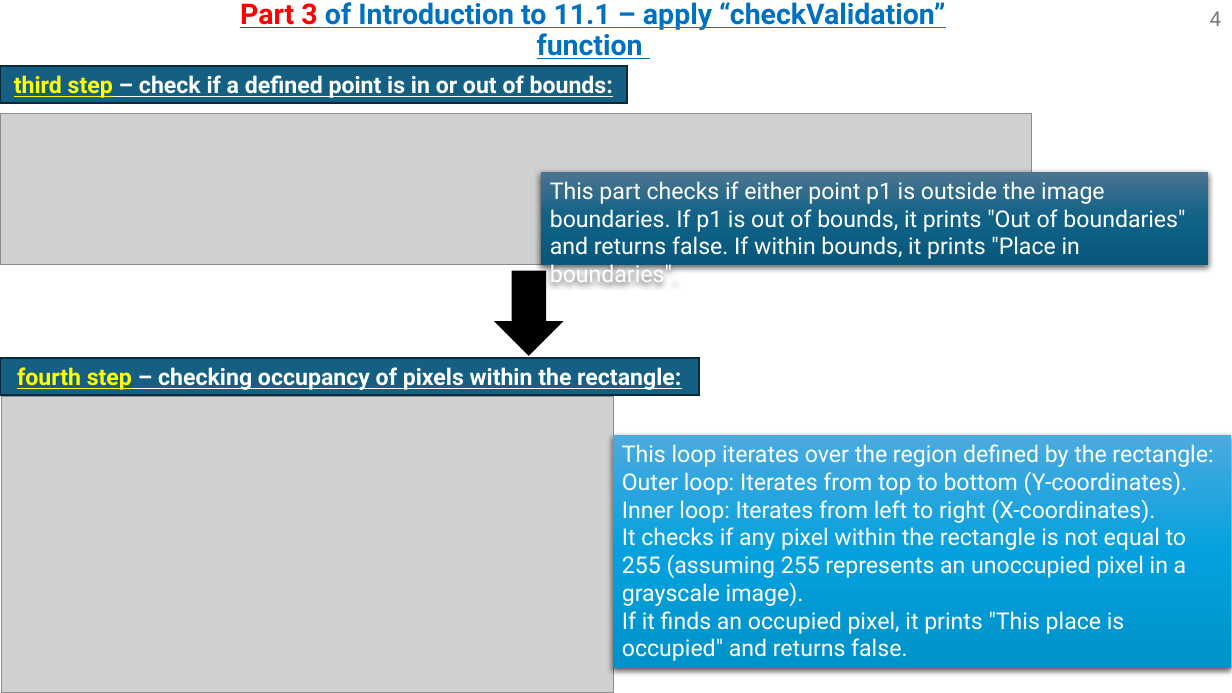
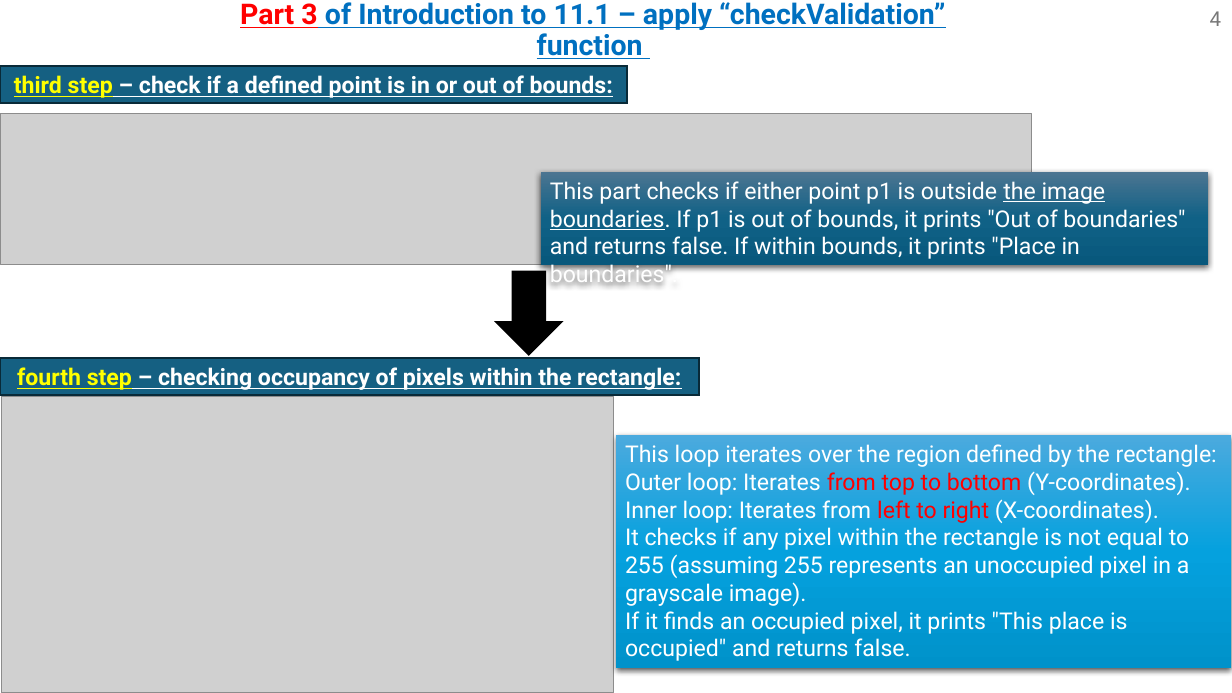
Before and after one commit to omripony/image-processing, a slide deck: slide 4 of labs/Assignment_11.pptx. Drawn at 1232x693 pixels with LibreOffice and Linux fonts; fonts in the diff are those of the drawing; grey boxes stand for pictures. Boxes give left, top, right and bottom in pixels: in the first picture for what was removed or moved away, otherwise in the second. Text is boxed around its words. In the diff, an @@ line names an element or a change of style, - is before the commit and + after.

```diff
--- a/labs/Assignment_11.pptx
+++ b/labs/Assignment_11.pptx
@@ rectangle "This part checks if either ..." at (x1=541, y1=172, x2=1208, y2=265): underline on in "the image boundaries." @@
@@ text in rectangle at (x1=625, y1=471, x2=1191, y2=523): text colour #FFFFFF to #FF0000 in "from top to bottom", "left to right" @@
```
Also in this commit, not shown: 5 other slides changed, 23 slides added, 9 slides removed.
